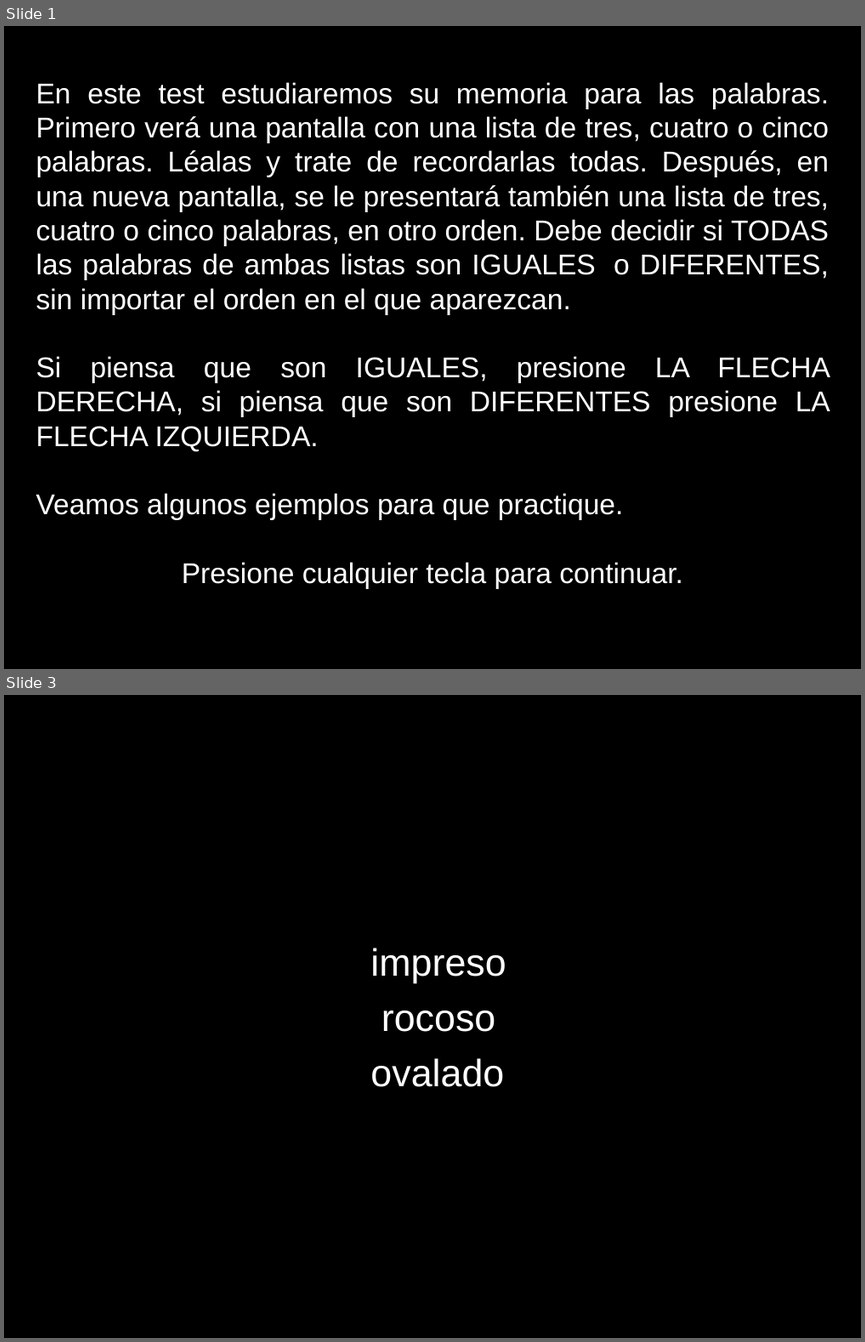
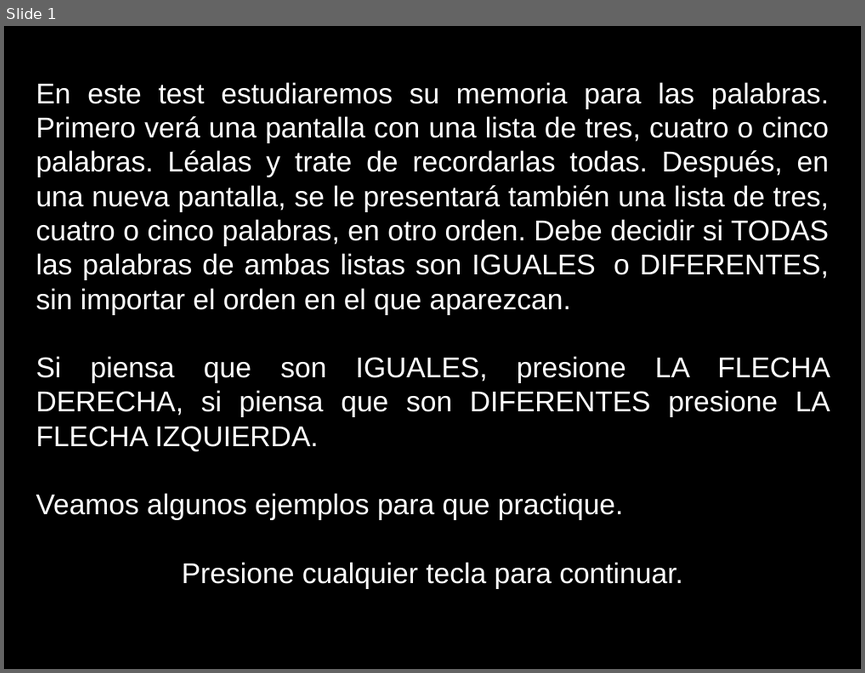
Before and after one commit to fbaglivo/INECO_SWM, a slide deck: Images/Images2.ppt. Shown one above the other, each under a label of ours: slides 1 and 3 before the commit, slide 1 after it; the slides between them are not shown. The pictures are 865x1342 and 865x673 pixels, drawn with LibreOffice and Linux fonts; fonts in the diff are those of the drawing. Boxes give left, top, right and bottom in pixels: in the first picture for what was removed or moved away, otherwise in the second. Text is boxed around its words. In the diff, an @@ line names an element or a change of style, - is before the commit and + after.

```diff
--- a/Images/Images2.ppt
+++ b/Images/Images2.ppt
@@ slide 3 removed at <box>4,695,861,1338</box>, background #000000 @@
@@ text removed at <box>370,947,506,1087</box> @@
-impreso
-rocoso
-ovalado
```
Also in this commit, not shown: 1 slide added, 4 other slides removed, 5 other files.
